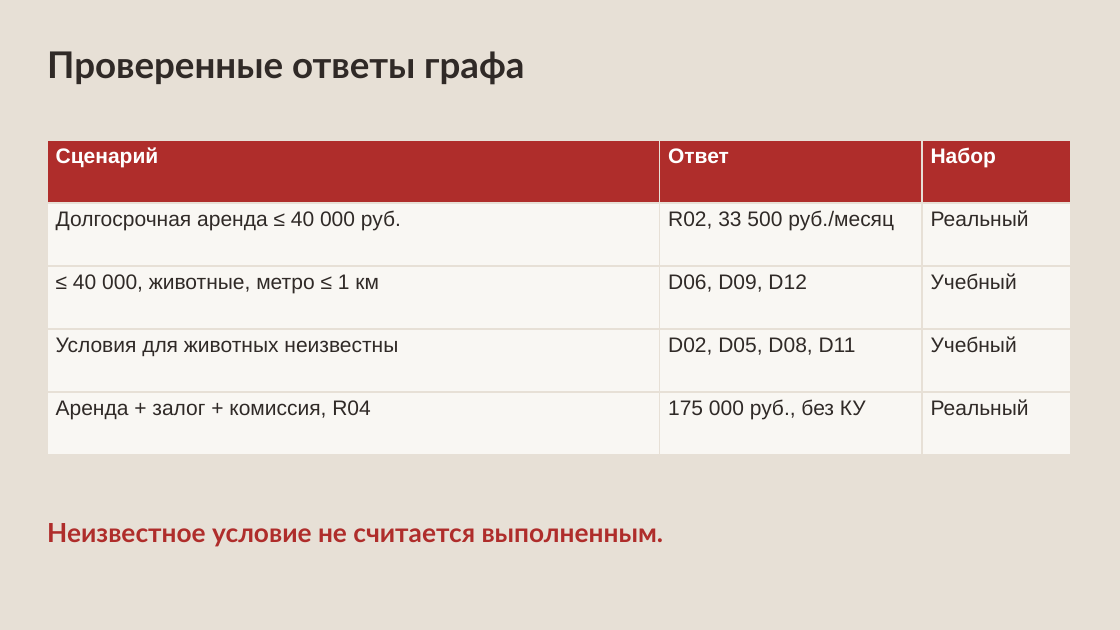
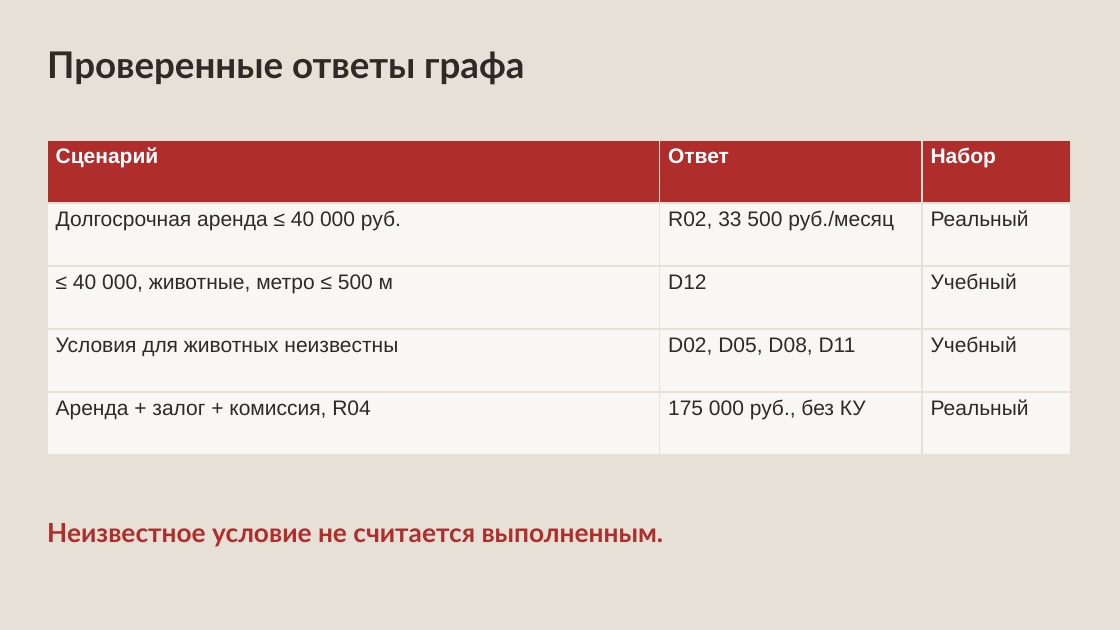
Before and after one commit to Megadeth2006/Knowledge_graphs, a slide deck: slide 14 of rental_kg_materials/1Stage.pptx. Drawn at 1120x630 pixels with LibreOffice and Linux fonts; fonts in the diff are those of the drawing. Boxes give left, top, right and bottom in pixels: in the first picture for what was removed or moved away, otherwise in the second. Text is boxed around its words. In the diff, an @@ line names an element or a change of style, - is before the commit and + after.

```diff
--- a/rental_kg_materials/1Stage.pptx
+++ b/rental_kg_materials/1Stage.pptx
@@ table at bbox=[47, 140, 1070, 455] @@
-row 3, column 1: ≤ 40 000, животные, метро ≤ 1 км
+row 3, column 1: ≤ 40 000, животные, метро ≤ 500 м
-row 3, column 2: D06, D09, D12
+row 3, column 2: D12
```
Also in this commit, not shown: 7 other slides changed, 1 slide added, 1 slide removed, 48 other files.
